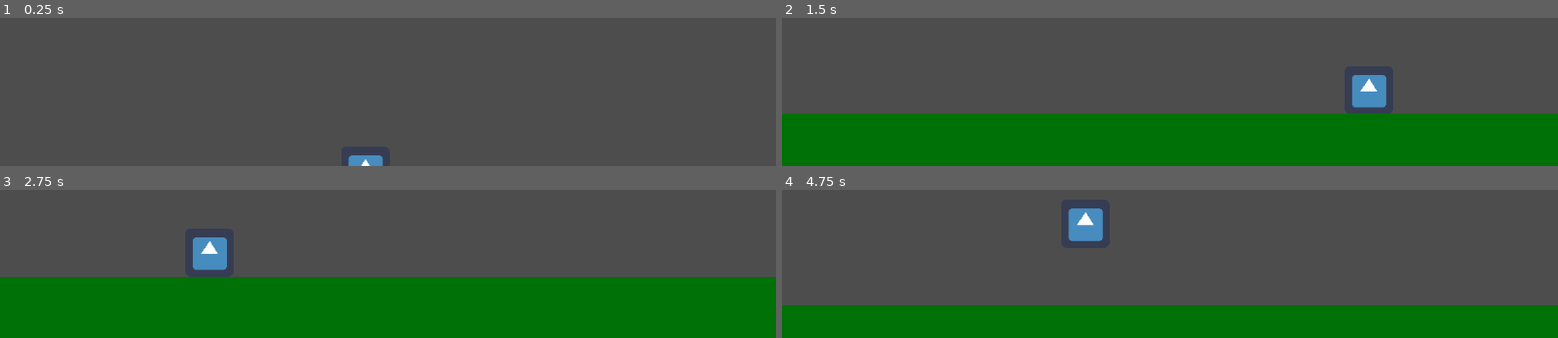
Above: before the commit, frames 1-4 (two rows, left to right).
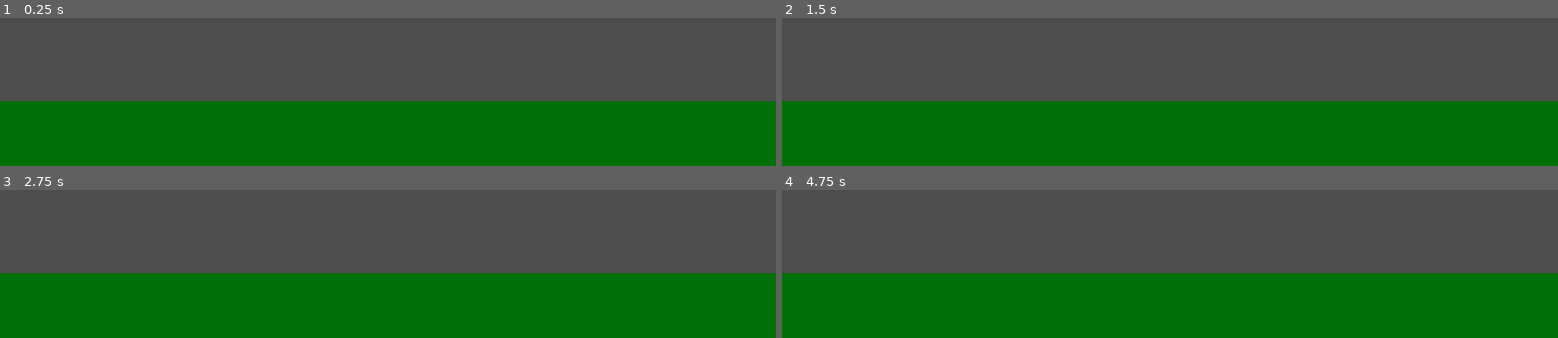
Above: after the commit, the same moments.

Repository: jorgbell/ISJ23
Game: Godot game, scene res://scenes/levels/DemoScene.tscn
Same seed, same stepped clock (60 frames per second), same inputs: the game is played once before the commit and once after it. Before the commit the project starts from res://scenes/game/game.tscn. The engine's default icon, where the game draws it, is replaced by a stand-in: a white triangle on a blue panel in a dark square.
Inputs:
- Up to frame 1 (0.25 s): no input
- Up to frame 2 (1.5 s): hold Right (move_right) from 0.53 s (still down); tap Up (jump) at 0.77 s
- Up to frame 3 (2.75 s): tap Up (jump) at 1.52 s; release Right (move_right) at 2.03 s; hold Left (move_left) from 2.03 s (still down)
- Up to frame 4 (4.75 s): release Left (move_left) at 2.78 s; hold Right (move_right) 2.78-4.28 s; tap Up (jump) at 3.02, 3.77, 4.52 s; hold Left (move_left) from 4.28 s (still down)

The runs differ from the first frame. In frame 1, 44% of the frame differs, in the area x 0-100%, y 56-100%; in frame 2, 9.3%; in frame 3, 3.6%; in frame 4, 23%.

Commit message:
Revert "Reorganizacion arreglada?"
This reverts commit b5d42841c3c65d926d27f8288dbaec795ee0a834.

Diff:
--- a/PlatformerController2D/project.godot
+++ b/PlatformerController2D/project.godot
@@ -11,7 +11,7 @@
 [application]
 
 config/name="PlatformerController2D"
-run/main_scene="res://scenes/game/game.tscn"
+run/main_scene="res://scenes/levels/DemoScene.tscn"
 config/features=PackedStringArray("4.1")
 config/icon="res://icon.png"
 
--- a/PlatformerController2D/scenes/game/game.tscn
+++ /dev/null
@@ -1,10 +0,0 @@
-[gd_scene load_steps=3 format=3 uid="uid://b0i8n0jk8ntow"]
-
-[ext_resource type="PackedScene" uid="uid://dgxsmq2qp3re5" path="res://scenes/world objects/character.tscn" id="1_43a2j"]
-[ext_resource type="PackedScene" uid="uid://cqfhnpb7xftpo" path="res://scenes/levels/testlevel.tscn" id="2_y3dys"]
-
-[node name="game" type="Node2D"]
-
-[node name="character" parent="." instance=ExtResource("1_43a2j")]
-
-[node name="testlevel" parent="." instance=ExtResource("2_y3dys")]
--- /dev/null
+++ b/PlatformerController2D/scenes/levels/DemoScene.tscn
@@ -0,0 +1,52 @@
+[gd_scene load_steps=4 format=3 uid="uid://cqfhnpb7xftpo"]
+
+[sub_resource type="RectangleShape2D" id="1"]
+size = Vector2(1024, 112)
+
+[sub_resource type="RectangleShape2D" id="2"]
+size = Vector2(416, 112)
+
+[sub_resource type="RectangleShape2D" id="3"]
+size = Vector2(64, 608)
+
+[node name="Main" type="Node2D"]
+
+[node name="suelo" type="StaticBody2D" parent="."]
+position = Vector2(27, 896)
+scale = Vector2(3.76, 6.81)
+
+[node name="ColorRect" type="ColorRect" parent="suelo"]
+offset_left = -520.0
+offset_top = -56.0
+offset_right = 504.0
+offset_bottom = 56.0
+color = Color(0, 0.443137, 0.027451, 1)
+
+[node name="CollisionShape2D" type="CollisionShape2D" parent="suelo"]
+position = Vector2(-8, 0)
+shape = SubResource("1")
+
+[node name="StaticBody2D2" type="StaticBody2D" parent="."]
+position = Vector2(-889, 360)
+
+[node name="ColorRect" type="ColorRect" parent="StaticBody2D2"]
+offset_left = -520.0
+offset_top = 16.0
+offset_right = -104.0
+offset_bottom = 128.0
+color = Color(0, 0.443137, 0.027451, 1)
+
+[node name="CollisionShape2D" type="CollisionShape2D" parent="StaticBody2D2"]
+position = Vector2(-312, 72)
+shape = SubResource("2")
+
+[node name="paredes" type="StaticBody2D" parent="."]
+position = Vector2(-889, 360)
+
+[node name="izq" type="CollisionShape2D" parent="paredes"]
+position = Vector2(-1044, -64)
+shape = SubResource("3")
+
+[node name="der" type="CollisionShape2D" parent="paredes"]
+position = Vector2(2813, -64)
+shape = SubResource("3")
--- a/PlatformerController2D/scenes/levels/testlevel.tscn
+++ /dev/null
@@ -1,16 +0,0 @@
-[gd_scene load_steps=3 format=3 uid="uid://cqfhnpb7xftpo"]
-
-[ext_resource type="PackedScene" uid="uid://bqwa3vy1i45b1" path="res://scenes/world objects/muros_laterales.tscn" id="1_cp3kp"]
-[ext_resource type="PackedScene" uid="uid://cvy7ktdg20kgw" path="res://scenes/world objects/default_platform.tscn" id="2_dje6n"]
-
-[node name="testlevel" type="Node2D"]
-
-[node name="muros laterales" parent="." instance=ExtResource("1_cp3kp")]
-position = Vector2(-3743, 17)
-
-[node name="muros laterales2" parent="." instance=ExtResource("1_cp3kp")]
-position = Vector2(3638, 17)
-
-[node name="default_platform" parent="." instance=ExtResource("2_dje6n")]
-position = Vector2(-47, 448)
-scale = Vector2(17.725, 3.03)
--- a/PlatformerController2D/scenes/world objects/character.tscn
+++ /dev/null
@@ -1,29 +0,0 @@
-[gd_scene load_steps=5 format=3 uid="uid://dgxsmq2qp3re5"]
-
-[ext_resource type="Script" path="res://scripts/platformer_controller.gd" id="1_bfrfb"]
-[ext_resource type="PackedScene" uid="uid://fh82gxa5sjxi" path="res://GUI.tscn" id="2_04usi"]
-[ext_resource type="Texture2D" uid="uid://di5a1pv5iuup3" path="res://icon.png" id="3_0ernn"]
-
-[sub_resource type="RectangleShape2D" id="4"]
-size = Vector2(64, 64)
-
-[node name="character" type="CharacterBody2D"]
-script = ExtResource("1_bfrfb")
-
-[node name="Camera2D" type="Camera2D" parent="."]
-position = Vector2(30, -184)
-position_smoothing_enabled = true
-position_smoothing_speed = 3.0
-drag_horizontal_enabled = true
-
-[node name="Control" parent="Camera2D" instance=ExtResource("2_04usi")]
-offset_left = -510.0
-offset_top = -298.0
-offset_right = -510.0
-offset_bottom = -298.0
-
-[node name="icon" type="Sprite2D" parent="."]
-texture = ExtResource("3_0ernn")
-
-[node name="CollisionShape2D" type="CollisionShape2D" parent="."]
-shape = SubResource("4")
--- a/PlatformerController2D/scenes/world objects/default_platform.tscn
+++ /dev/null
@@ -1,16 +0,0 @@
-[gd_scene load_steps=2 format=3 uid="uid://cvy7ktdg20kgw"]
-
-[sub_resource type="RectangleShape2D" id="2"]
-size = Vector2(416, 112)
-
-[node name="default_platform" type="StaticBody2D"]
-
-[node name="ColorRect" type="ColorRect" parent="."]
-offset_left = -208.0
-offset_top = -56.0
-offset_right = 208.0
-offset_bottom = 56.0
-color = Color(0, 0.443137, 0.027451, 1)
-
-[node name="CollisionShape2D" type="CollisionShape2D" parent="."]
-shape = SubResource("2")
--- a/PlatformerController2D/scenes/world objects/muros_laterales.tscn
+++ /dev/null
@@ -1,10 +0,0 @@
-[gd_scene load_steps=2 format=3 uid="uid://bqwa3vy1i45b1"]
-
-[sub_resource type="RectangleShape2D" id="3"]
-size = Vector2(64, 608)
-
-[node name="muros laterales" type="StaticBody2D"]
-position = Vector2(520, 360)
-
-[node name="CollisionShape2D" type="CollisionShape2D" parent="."]
-shape = SubResource("3")
